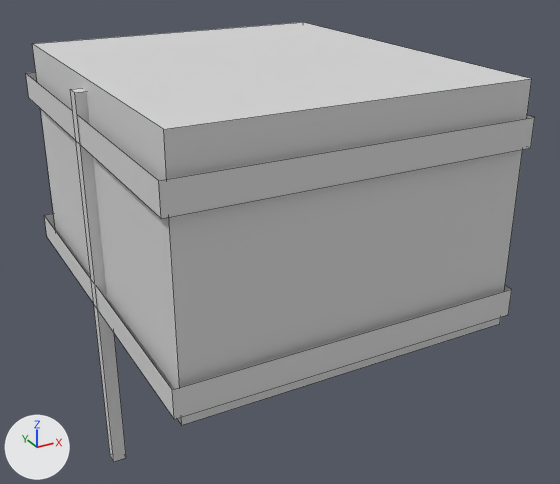
Two versions of the FBX model linajes/arte/exports/civiles/arriba/UniformeEnfermeria/RightUpperArm_C1.fbx, one commit apart.
The view is the same before and after, from a camera (50 mm lens) standing at (-2.631, -2.115, 4.714) and looking at (-1.484, -0.031, 3.672). Every picture has the same lights, and +X, +Y and +Z are marked at lower left. The older version comes first. Mesh edges are drawn as thin lines. Where no turn or scale is listed for an object, it has been applied to the vertices.

Names of what the first picture shows: 'Civ_UniformeEnfermeria_RightUpperArm_C1'.
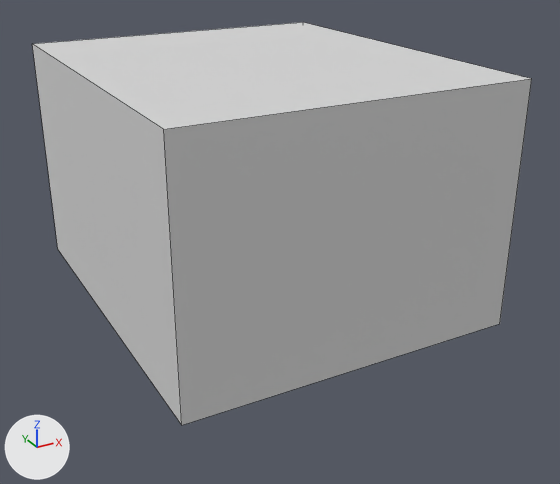
What the commit changed:
me_civ_uniformeenfermeria_rightupperarm_c1 is used by ob_civ_uniformeenfermeria_rightupperarm_c1; location (0.0, 0.0, 0.0).
me_civ_uniformeenfermeria_rightupperarm_c1 had 32 vertices, 20 faces and spanned x -2.112..-1.029, y -0.637..0.637, z 2.999..4.277.
me_civ_uniformeenfermeria_rightupperarm_c1 now has 8 vertices, 6 faces and spans x -2.08..-1.029, y -0.608..0.608, z 3.522..4.277.
me_civ_uniformeenfermeria_rightupperarm_c1 part 1: the loose piece of 8 vertices spanning x -2.108..-1.029, y -0.637..0.637, z 4.091..4.177 is deleted.
me_civ_uniformeenfermeria_rightupperarm_c1 part 2: the loose piece of 8 vertices spanning x -2.112..-2.069, y -0.021..0.021, z 2.999..4.241 is deleted.
me_civ_uniformeenfermeria_rightupperarm_c1 part 3: the loose piece of 8 vertices spanning x -2.108..-1.029, y -0.637..0.637, z 3.569..3.654 is deleted.

Location of each change, [x1, y1, x2, y2] in pixels of the pictures (560 x 484 px):
'Civ_UniformeEnfermeria_RightUpperArm_C1', reshaped (8% shorter)
    before: [26, 22, 535, 462]
    after: [32, 22, 532, 425]
part 1 of me_civ_uniformeenfermeria_rightupperarm_c1, deleted
    before: [26, 72, 535, 218]
part 2 of me_civ_uniformeenfermeria_rightupperarm_c1, deleted
    before: [70, 88, 126, 462]
part 3 of me_civ_uniformeenfermeria_rightupperarm_c1, deleted
    before: [44, 214, 512, 419]
